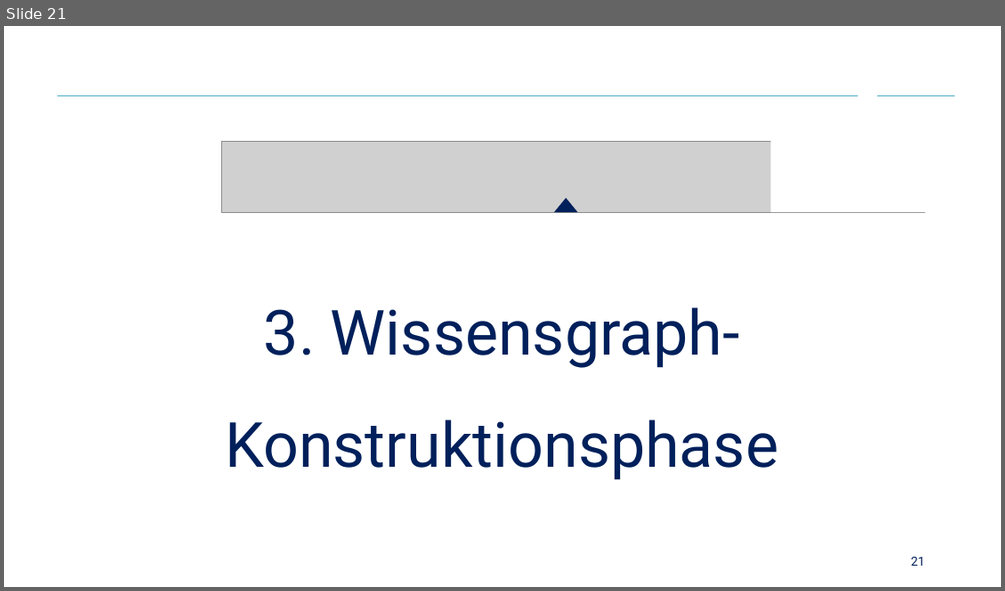
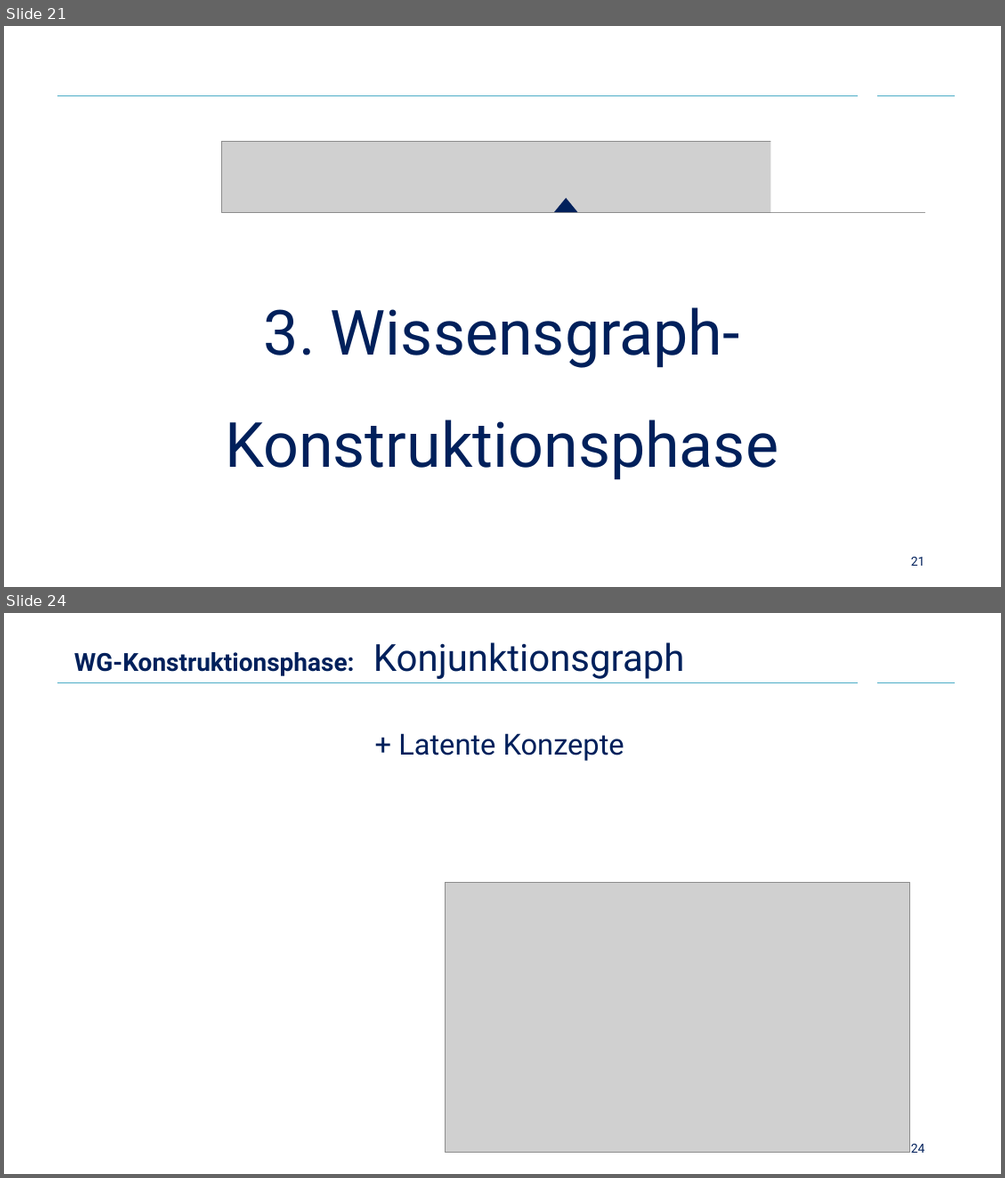
Before and after one commit to Cortys/bachelor-thesis, a slide deck: presentation/presentation.pptx. Shown one above the other, each under a label of ours: slide 21 before the commit, slides 21 and 24 after it; the slides between them are not shown. The pictures are 1005x591 and 1005x1178 pixels, drawn with LibreOffice and Linux fonts; fonts in the diff are those of the drawing; grey boxes stand for pictures; background and template pictures are left out. Boxes give left, top, right and bottom in pixels: in the first picture for what was removed or moved away, otherwise in the second. Text is boxed around its words. In the diff, an @@ line names an element or a change of style, - is before the commit and + after.

```diff
--- a/presentation/presentation.pptx
+++ b/presentation/presentation.pptx
@@ slide 24 added at (x1=4, y1=613, x2=1001, y2=1174), background #FFFFFF; not listed: 2 template elements that a slide beside it also shows @@
@@ title added at (x1=74, y1=642, x2=685, y2=679), 24 pt, text #00205B, bold @@
+WG-Konstruktionsphase: Konjunktionsgraph
@@ text added at (x1=398, y1=733, x2=624, y2=761), 28 pt, text #00205B @@
++ Latente Konzepte
@@ picture added at (x1=445, y1=882, x2=910, y2=1152) @@
@@ page number added at (x1=911, y1=1143, x2=925, y2=1152), 12 pt, text #00205B @@
+24
```
Also in this commit, not shown: 2 slides changed, 15 other slides added, 13 other files.
